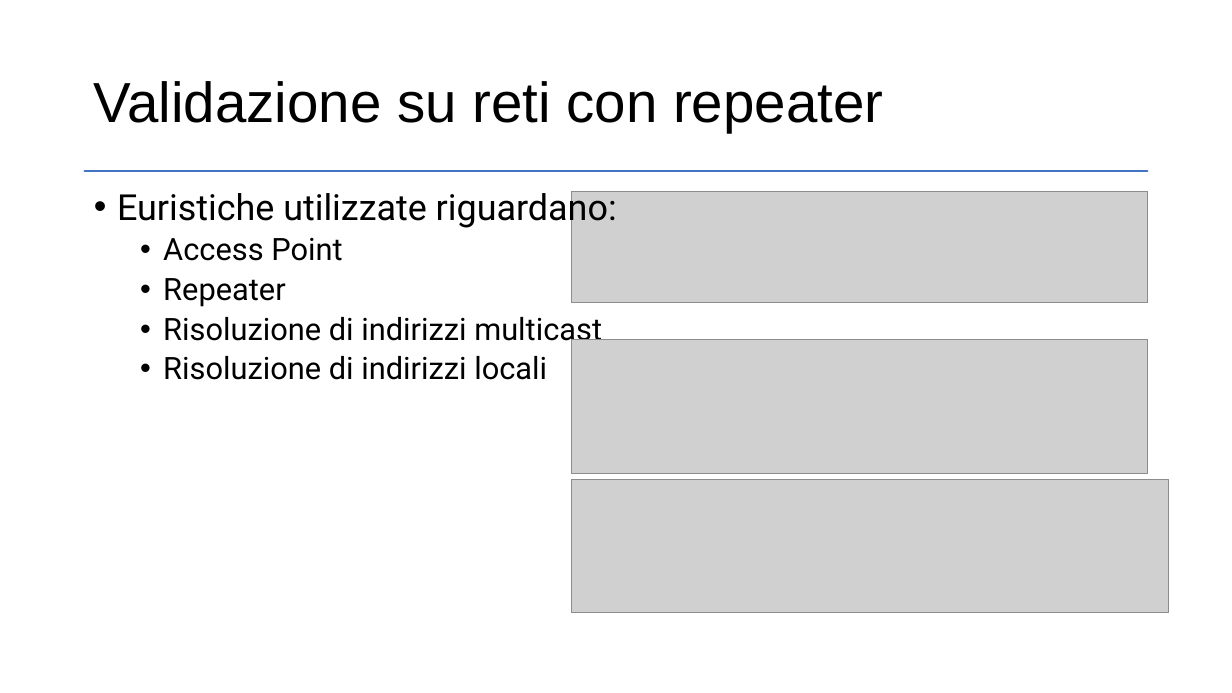
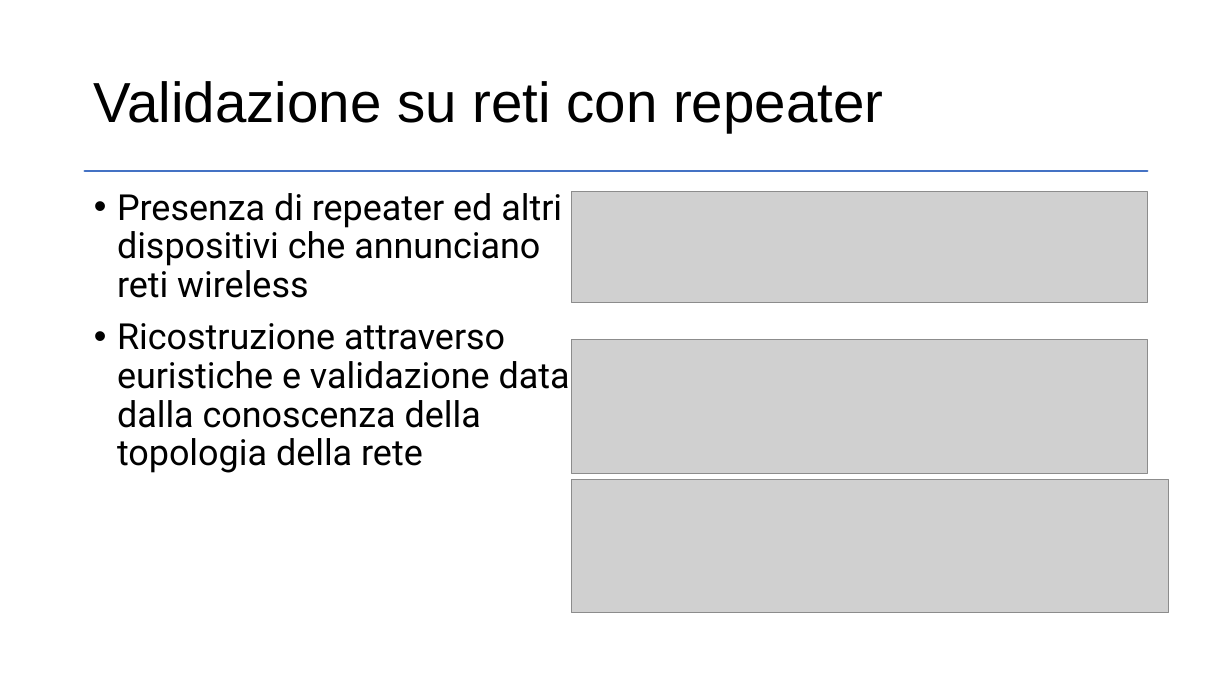
Before and after one commit to dcasenove/Tesi, a slide deck: slide 7 of Presentazione.pptx (slide 11 before the commit). Drawn at 1232x693 pixels with LibreOffice and Linux fonts; fonts in the diff are those of the drawing; grey boxes stand for pictures. Boxes give left, top, right and bottom in pixels: in the first picture for what was removed or moved away, otherwise in the second. Text is boxed around its words. In the diff, an @@ line names an element or a change of style, - is before the commit and + after.

Commit message:
Update presentazione

```diff
--- a/Presentazione.pptx
+++ b/Presentazione.pptx
@@ text at [117,193,570,473]: text changed; size 24 to 28 pt @@
-• Euristiche utilizzate riguardano:
-  • Access Point
-  • Repeater
-  • Risoluzione di indirizzi multicast
-  • Risoluzione di indirizzi locali
+• Presenza di repeater ed altri dispositivi che annunciano reti wireless
+• Ricostruzione attraverso euristiche e validazione data dalla conoscenza della topologia della rete
```
Also in this commit, not shown: 3 other slides changed, 2 slides added, 1 slide removed, 1 other file.
